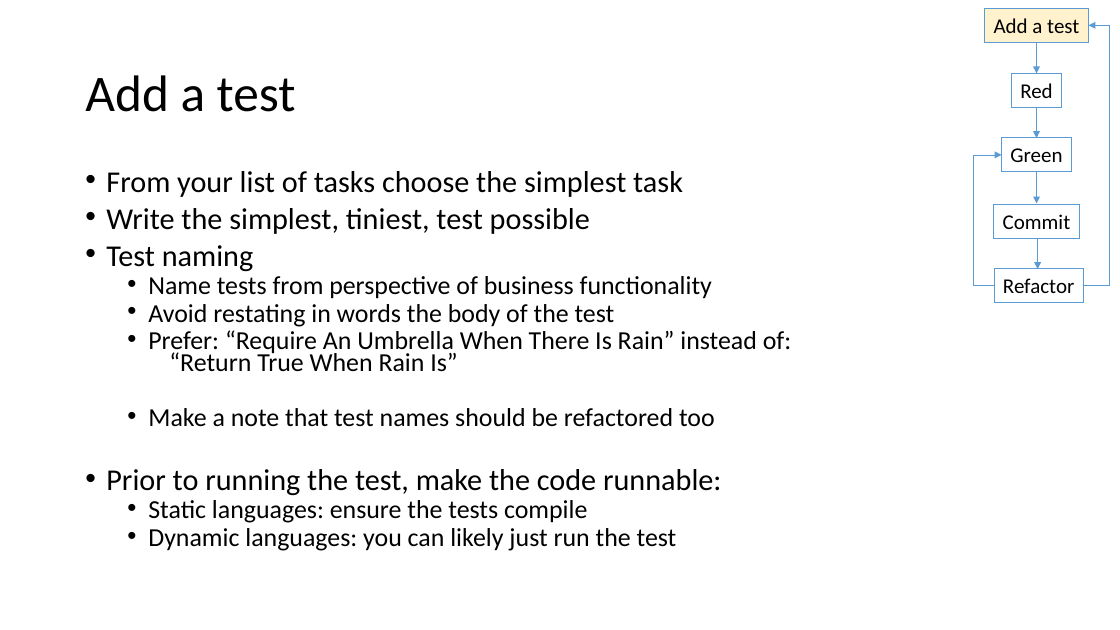
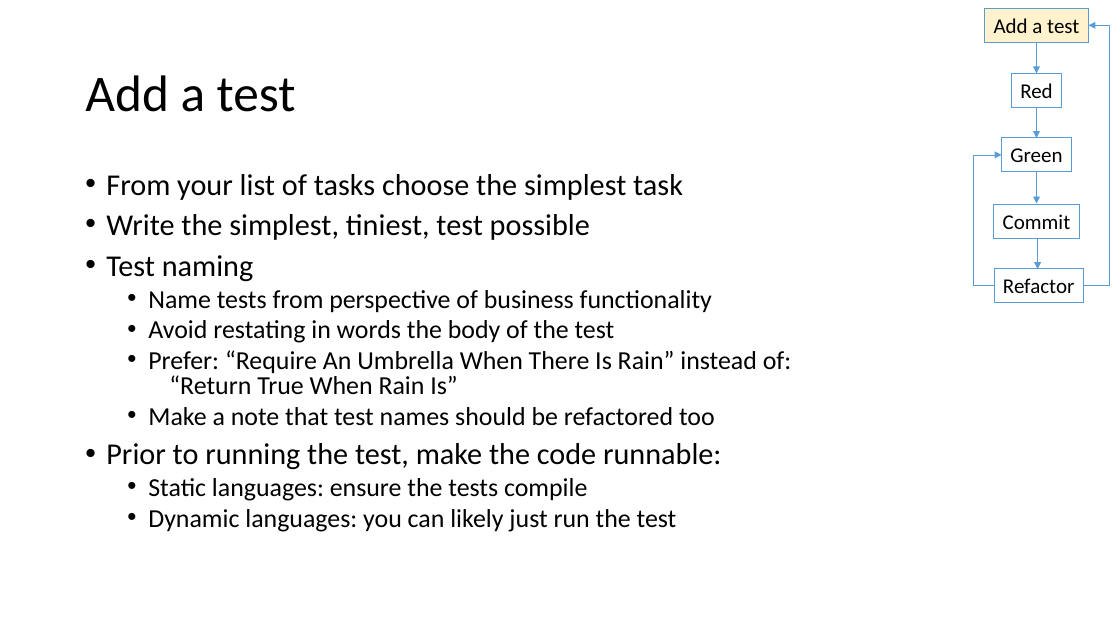
Before and after one commit to LlanddewiLovesYou/TDD_Darts, a slide deck: slide 11 of class_notes.pptx (slide 10 before the commit). Drawn at 1120x630 pixels with LibreOffice and Linux fonts; fonts in the diff are those of the drawing. Boxes give left, top, right and bottom in pixels: in the first picture for what was removed or moved away, otherwise in the second. Text is boxed around its words. In the diff, an @@ line names an element or a change of style, - is before the commit and + after.

```diff
--- a/class_notes.pptx
+++ b/class_notes.pptx
@@ text "From your list of tasks ..." at (106, 174, 791, 532): line spacing 0.7 to 0.8 @@
```
Also in this commit, not shown: 1 slide added, 1 other file.
